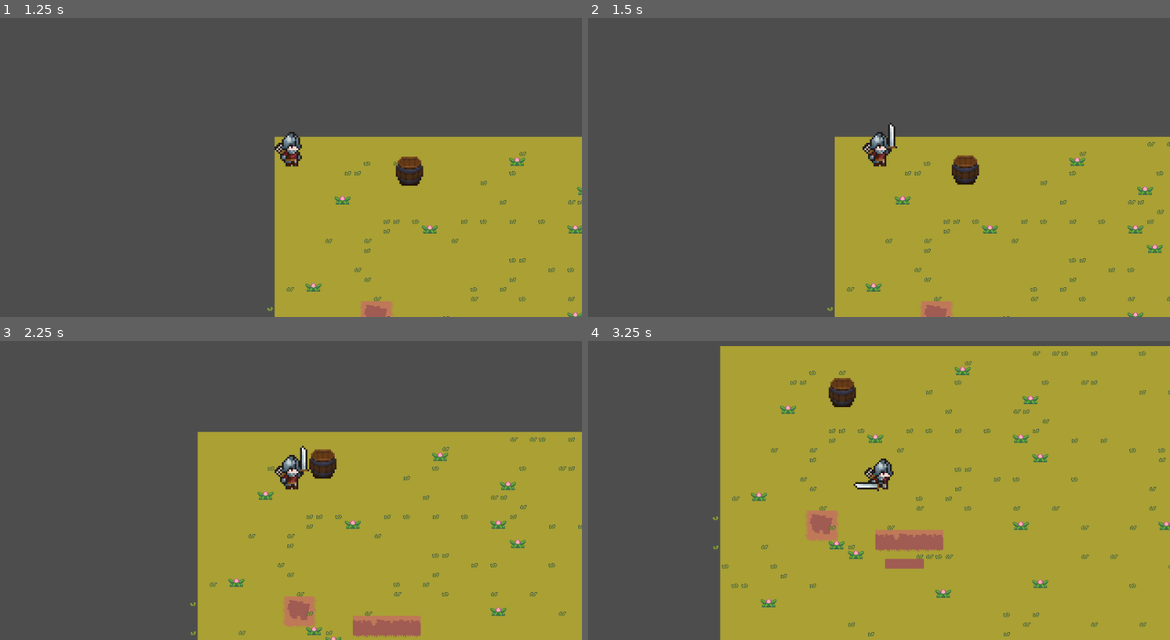
Above: before the commit, frames 1-4 (two rows, left to right).
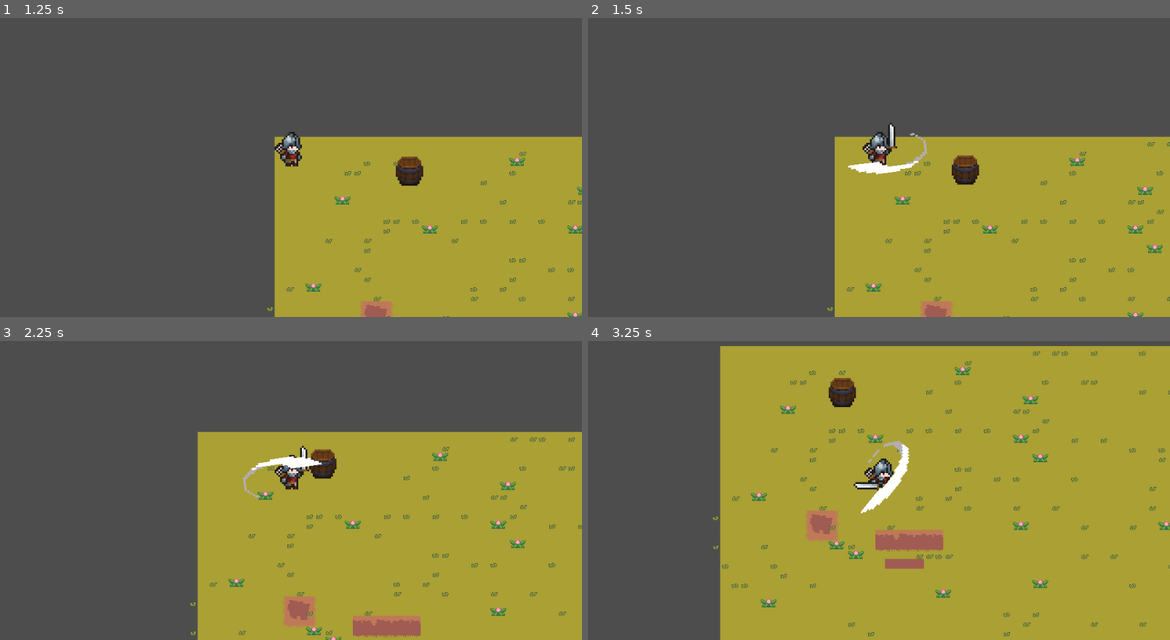
Above: after the commit, the same moments.

Repository: capt-jack00/GameOff2025
Game: Godot game, scene res://scenes/main_menu.tscn
Same seed, same stepped clock (60 frames per second), same inputs: the game is played once before the commit and once after it.
Inputs (mouse positions are in pixels of both pictures, inside the frame that each line leads up to):
- Up to frame 1 (1.25 s): click "Play" at 0.5 s
- Up to frame 2 (1.5 s): tap Enter at 1.25 s; move the mouse to (1007, 137) at 1.27 s; hold D (move_right) from 1.28 s (still down); click (1007, 137) at 1.35 s
- Up to frame 3 (2.25 s): move the mouse to (174, 493) at 2.02 s; release D (move_right) at 2.03 s; hold S (move_down) from 2.03 s (still down); click (174, 493) at 2.1 s
- Up to frame 4 (3.25 s): move the mouse to (937, 403) at 2.77 s; release S (move_down) at 2.78 s; hold D (move_right) from 2.78 s (still down); click (937, 403) at 2.85 s

Frame 1 is identical in both runs. In frame 2, 0.4% of the frame differs, in the area x 44-59%, y 38-53%; in frame 3, 0.4%; in frame 4, 0.5%, in the area x 46-56%, y 33-58%.

Commit message:
Added strike animation Made quit button work

Diff:
--- a/project.godot
+++ b/project.godot
@@ -19,7 +19,6 @@
 
 window/size/viewport_width=960
 window/size/viewport_height=540
-window/size/mode=3
 window/stretch/mode="viewport"
 window/stretch/scale_mode="integer"
 
--- a/scenes/main_menu.tscn
+++ b/scenes/main_menu.tscn
@@ -66,3 +66,4 @@
 "
 
 [connection signal="pressed" from="VBoxContainer/PlayBtn" to="." method="_on_play_pressed"]
+[connection signal="pressed" from="VBoxContainer/QuitBtn" to="." method="_on_quit_btn_pressed"]
--- a/scenes/player.tscn
+++ b/scenes/player.tscn
@@ -1,7 +1,8 @@
-[gd_scene load_steps=9 format=3 uid="uid://dtd5ljfogxs3y"]
+[gd_scene load_steps=14 format=3 uid="uid://dtd5ljfogxs3y"]
 
-[ext_resource type="Script" uid="uid://cj7eg5hg1np8g" path="res://scripts/player.gd" id="1_onrkg"]
+[ext_resource type="Script" uid="uid://x4tae4v2alej" path="res://scripts/player.gd" id="1_onrkg"]
 [ext_resource type="Texture2D" uid="uid://cdsbx888ci2wj" path="res://art/characters/soldier/Soldier.png" id="2_onrkg"]
+[ext_resource type="Texture2D" uid="uid://baaqofcaab25m" path="res://art/characters/soldier/Smite.png" id="3_qhqgy"]
 
 [sub_resource type="RectangleShape2D" id="RectangleShape2D_i3pqv"]
 size = Vector2(53, 60.25)
@@ -11,7 +12,7 @@
 tracks/0/type = "value"
 tracks/0/imported = false
 tracks/0/enabled = true
-tracks/0/path = NodePath("Sprite2D:frame")
+tracks/0/path = NodePath("PlayerModelSprite:frame")
 tracks/0/interp = 1
 tracks/0/loop_wrap = true
 tracks/0/keys = {
@@ -27,7 +28,7 @@
 tracks/0/type = "value"
 tracks/0/imported = false
 tracks/0/enabled = true
-tracks/0/path = NodePath("Sprite2D:frame")
+tracks/0/path = NodePath("PlayerModelSprite:frame")
 tracks/0/interp = 1
 tracks/0/loop_wrap = true
 tracks/0/keys = {
@@ -44,7 +45,7 @@
 tracks/0/type = "value"
 tracks/0/imported = false
 tracks/0/enabled = true
-tracks/0/path = NodePath("Sprite2D:frame")
+tracks/0/path = NodePath("PlayerModelSprite:frame")
 tracks/0/interp = 1
 tracks/0/loop_wrap = true
 tracks/0/keys = {
@@ -61,7 +62,7 @@
 tracks/0/type = "value"
 tracks/0/imported = false
 tracks/0/enabled = true
-tracks/0/path = NodePath("Sprite2D:frame")
+tracks/0/path = NodePath("PlayerModelSprite:frame")
 tracks/0/interp = 1
 tracks/0/loop_wrap = true
 tracks/0/keys = {
@@ -79,19 +80,55 @@
 &"soldier_walk": SubResource("Animation_sweqy")
 }
 
+[sub_resource type="RectangleShape2D" id="RectangleShape2D_dqkch"]
+
+[sub_resource type="Animation" id="Animation_i7141"]
+length = 0.001
+tracks/0/type = "value"
+tracks/0/imported = false
+tracks/0/enabled = true
+tracks/0/path = NodePath("StrikeSprite:frame")
+tracks/0/interp = 1
+tracks/0/loop_wrap = true
+tracks/0/keys = {
+"times": PackedFloat32Array(0),
+"transitions": PackedFloat32Array(1),
+"update": 1,
+"values": [1]
+}
+
+[sub_resource type="Animation" id="Animation_4mrxx"]
+resource_name = "new_animation"
+length = 0.25
+tracks/0/type = "value"
+tracks/0/imported = false
+tracks/0/enabled = true
+tracks/0/path = NodePath("StrikeSprite:frame")
+tracks/0/interp = 1
+tracks/0/loop_wrap = true
+tracks/0/keys = {
+"times": PackedFloat32Array(0, 0.2),
+"transitions": PackedFloat32Array(1, 1),
+"update": 1,
+"values": [1, 0]
+}
+
+[sub_resource type="AnimationLibrary" id="AnimationLibrary_7r4gi"]
+_data = {
+&"RESET": SubResource("Animation_i7141"),
+&"strike": SubResource("Animation_4mrxx")
+}
+
 [node name="Player" type="CharacterBody2D" groups=["player"]]
 script = ExtResource("1_onrkg")
 
-[node name="Sprite2D" type="Sprite2D" parent="."]
+[node name="PlayerModelSprite" type="Sprite2D" parent="."]
 texture_filter = 1
 scale = Vector2(3, 3)
 texture = ExtResource("2_onrkg")
 hframes = 9
 vframes = 7
 frame = 18
-
-[node name="PAttackHitbox" type="Area2D" parent="Sprite2D"]
-visibility_layer = 2
 
 [node name="CollisionShape2D" type="CollisionShape2D" parent="."]
 shape = SubResource("RectangleShape2D_i3pqv")
@@ -102,4 +139,23 @@
 }
 speed_scale = 0.5
 
-[connection signal="area_entered" from="Sprite2D/PAttackHitbox" to="." method="_on_p_attack_hitbox_area_entered"]
+[node name="attack_hitbox" type="Area2D" parent="."]
+monitoring = false
+
+[node name="shape" type="CollisionShape2D" parent="attack_hitbox"]
+scale = Vector2(4, 3.3)
+shape = SubResource("RectangleShape2D_dqkch")
+debug_color = Color(1, 1, 1, 0.41960785)
+
+[node name="AnimationPlayer" type="AnimationPlayer" parent="attack_hitbox/shape"]
+libraries = {
+&"": SubResource("AnimationLibrary_7r4gi")
+}
+
+[node name="StrikeSprite" type="Sprite2D" parent="attack_hitbox/shape"]
+visible = false
+texture = ExtResource("3_qhqgy")
+hframes = 2
+frame = 1
+
+[connection signal="area_entered" from="attack_hitbox" to="." method="_on_attack_hitbox_area_entered"]
--- a/scenes/world.tscn
+++ b/scenes/world.tscn
@@ -295,8 +295,6 @@
 pattern_1 = SubResource("TileMapPattern_w7kh3")
 pattern_2 = SubResource("TileMapPattern_e3hyu")
 
-[sub_resource type="RectangleShape2D" id="RectangleShape2D_k0juu"]
-
 [node name="World" type="Node2D"]
 
 [node name="TileMap" type="TileMap" parent="."]
@@ -312,16 +310,6 @@
 
 [node name="Player" parent="." instance=ExtResource("1_rwgxs")]
 
-[node name="attack_hitbox" type="Area2D" parent="Player"]
-monitoring = false
-
-[node name="shape" type="CollisionShape2D" parent="Player/attack_hitbox"]
-scale = Vector2(4, 3.3)
-shape = SubResource("RectangleShape2D_k0juu")
-debug_color = Color(1, 1, 1, 0.41960785)
-
 [node name="Camera2D" type="Camera2D" parent="Player"]
 
 [node name="Area2D" parent="." instance=ExtResource("2_4wyf3")]
-
-[connection signal="area_entered" from="Player/attack_hitbox" to="Player" method="_on_attack_hitbox_area_entered"]
--- a/scripts/main_menu.gd
+++ b/scripts/main_menu.gd
@@ -3,6 +3,8 @@
 
 # Called when the node enters the scene tree for the first time.
 func _ready() -> void:
+	#get_tree().change_scene_to_file("res://scenes/world.tscn") # skip main menu (usefull for debugging)
+	#print_rich("[color=red]Menu was turned off in file main_menu.gd on line 6 to debug game easier[/color]")
 	pass # Replace with function body.
 
 
@@ -12,3 +14,6 @@
 
 func _on_play_pressed() -> void:
 	get_tree().change_scene_to_file("res://scenes/world.tscn")
+
+func _on_quit_btn_pressed() -> void:
+	get_tree().quit()
--- a/scripts/player.gd
+++ b/scripts/player.gd
@@ -19,8 +19,12 @@
 	# in reverse.
 	var offset = 0
 	if mousePosAroundCenterOfScreen.y >= 0:	#set offset based on where the mouse is
+		$attack_hitbox/shape/StrikeSprite.flip_h = true
+		$attack_hitbox/shape/StrikeSprite.flip_v = true
 		offset = -25
 	else:
+		$attack_hitbox/shape/StrikeSprite.flip_h = false
+		$attack_hitbox/shape/StrikeSprite.flip_v = false
 		offset = 25
 	$attack_hitbox/shape.position.x = 0
 	$attack_hitbox/shape.position.x += offset
@@ -30,11 +34,11 @@
 
 	if Input.is_action_pressed("move_right"):	#D
 		input_vector.x += 1
-		$Sprite2D.flip_h = false
+		$PlayerModelSprite.flip_h = false
 
 	if Input.is_action_pressed("move_left"):	#s
 		input_vector.x -= 1
-		$Sprite2D.flip_h = true
+		$PlayerModelSprite.flip_h = true
 
 	if Input.is_action_pressed("move_down"):	#S
 		input_vector.y += 1
@@ -46,11 +50,14 @@
 	# --- ATTACK ---
 	rotate_sword_hitbox()
 
-	if Input.is_action_just_pressed("left_mb"):
+	if Input.is_action_just_pressed("left_mb") && !$attack_hitbox.monitoring:
+		$AnimationPlayer.play("p_attack")			#play animation of player attacking
+		$attack_hitbox/shape/StrikeSprite.visible = true		#makes strike sprite visible (sprite in front of player)
+		$attack_hitbox/shape/AnimationPlayer.play("strike")		#plays animation of strike
 		$attack_hitbox.monitoring = true
-		$AnimationPlayer.play("p_attack")
 		await $AnimationPlayer.animation_finished
 		$attack_hitbox.monitoring = false
+		$attack_hitbox/shape/StrikeSprite.visible = false
 		print("Attack!")
 
 	#	==================	Animation handling	=========================
Binary file added: art/characters/soldier/Smite.png
Not shown, added: art/characters/soldier/Smite.png.import
Not shown: 1 places in scenes/world.tscn that only renumber resources
